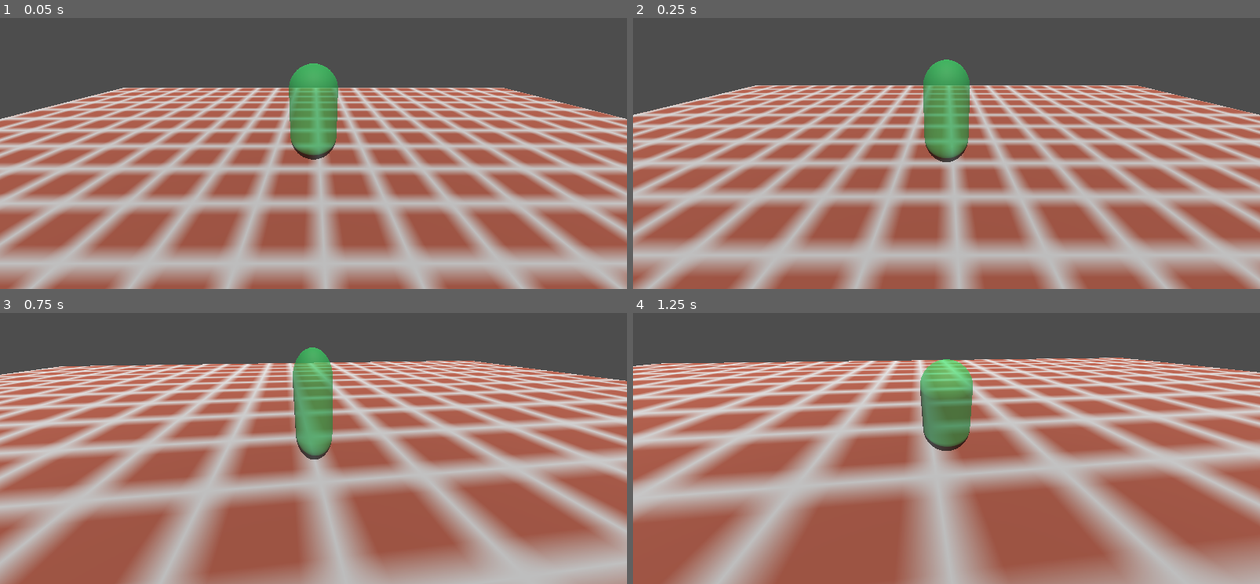
Above: before the commit, frames 1-4 (two rows, left to right).
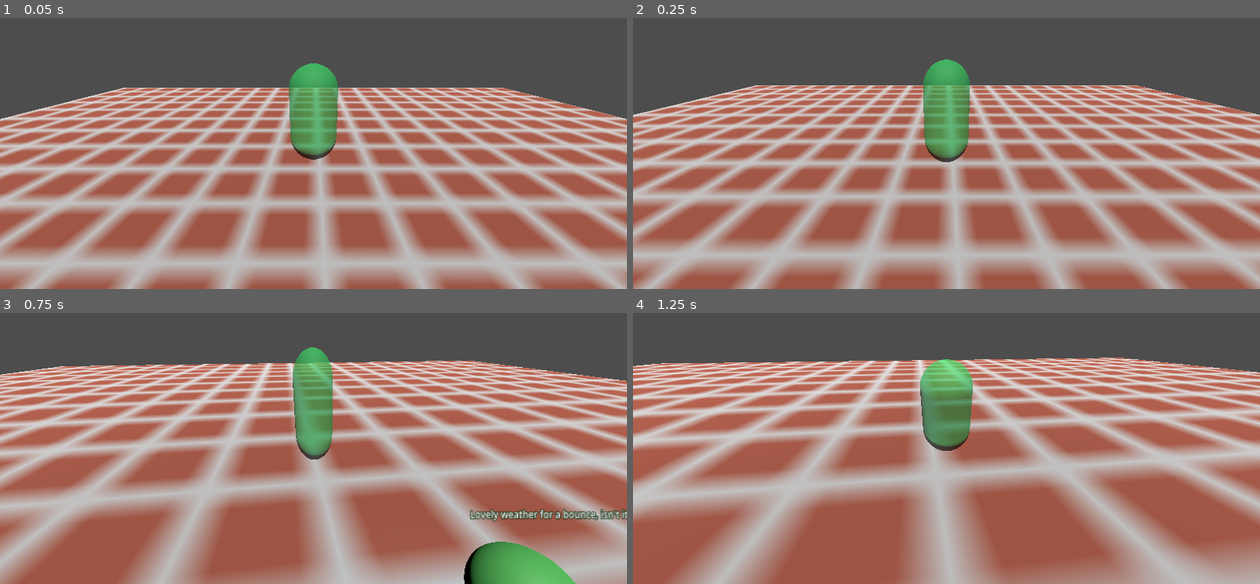
Above: after the commit, the same moments.

Repository: FrankTheSenate/what-are-we-building
Game: Godot game, scene res://Level.tscn
Two runs of this game, one before a commit and one after it. Both use one fixed random seed, a clock stepped at 60 frames per second and the inputs below.
Inputs (mouse positions are in pixels of both pictures, inside the frame that each line leads up to):
- Up to frame 1 (0.05 s): no input
- Up to frame 2 (0.25 s): no input
- Up to frame 3 (0.75 s): move the mouse to (344, 407) at 0.52 s; hold W (Forward) from 0.53 s (still down); tap E (Interact, bound only after the commit) at 0.6 s
- Up to frame 4 (1.25 s): keep holding W (Forward); tap Space (Jump) at 0.77 s

Frame 1 is identical in both runs. In frame 3, 2.8% of the frame differs, in the area x 73-100%, y 72-100%; in frame 4, nothing differs.

Commit message:
feat: chatty, chatty goblin

Diff:
--- a/Goblin.tscn
+++ b/Goblin.tscn
@@ -1,4 +1,6 @@
-[gd_scene load_steps=6 format=3 uid="uid://goblin_placeholder_scene"]
+[gd_scene load_steps=7 format=3 uid="uid://goblin_placeholder_scene"]
+
+[ext_resource type="Script" path="res://goblin_interact.gd" id="1_goblin_script"]
 
 [sub_resource type="CapsuleMesh" id="CapsuleMesh_body"]
 radius = 0.35
@@ -32,13 +34,14 @@
 roughness = 0.1
 
 [node name="Goblin" type="Node3D"]
+script = ExtResource("1_goblin_script")
 
-[node name="Body" type="MeshInstance3D" parent="Goblin"]
+[node name="Body" type="MeshInstance3D" parent="."]
 mesh = SubResource("CapsuleMesh_body")
 material_override = SubResource("Material_skin")
 transform = Transform3D(1, 0, 0, 0, 1, 0, 0, 0, 1, 0, -0.15, 0)
 
-[node name="Head" type="MeshInstance3D" parent="Goblin"]
+[node name="Head" type="MeshInstance3D" parent="."]
 mesh = SubResource("SphereMesh_head")
 material_override = SubResource("Material_skin")
 transform = Transform3D(1, 0, 0, 0, 1, 0, 0, 0, 1, 0, 0.5, 0)
@@ -53,18 +56,40 @@
 material_override = SubResource("Material_eye")
 transform = Transform3D(1, 0, 0, 0, 1, 0, 0, 0, 1, 0.14, 0.08, 0.32)
 
-[node name="PupilL" type="MeshInstance3D" parent="EyeL"]
+[node name="PupilL" type="MeshInstance3D" parent="Head/EyeL"]
 mesh = SubResource("SphereMesh_pupil")
 material_override = SubResource("Material_pupil")
 transform = Transform3D(1, 0, 0, 0, 1, 0, 0, 0, 1, 0, 0, 0.06)
 
-[node name="PupilR" type="MeshInstance3D" parent="EyeR"]
+[node name="PupilR" type="MeshInstance3D" parent="Head/EyeR"]
 mesh = SubResource("SphereMesh_pupil")
 material_override = SubResource("Material_pupil")
 transform = Transform3D(1, 0, 0, 0, 1, 0, 0, 0, 1, 0, 0, 0.06)
 
-[node name="Glow" type="OmniLight3D" parent="Goblin"]
+[node name="Glow" type="OmniLight3D" parent="."]
 omni_range = 3.0
 light_color = Color(0.5, 0.9, 1, 1)
 light_energy = 0.4
 transform = Transform3D(1, 0, 0, 0, 1, 0, 0, 0, 1, 0, 0.8, 0)
+
+[node name="PhraseLabel" type="Label3D" parent="."]
+transform = Transform3D(1, 0, 0, 0, 1, 0, 0, 0, 1, 0, 1.35, 0)
+text = ""
+billboard = 1
+fixed_size = true
+font_size = 8
+outline_size = 3
+modulate = Color(1, 1, 1, 1)
+outline_modulate = Color(0.1, 0.2, 0.1, 1)
+no_depth_test = true
+
+[node name="PromptLabel" type="Label3D" parent="."]
+transform = Transform3D(1, 0, 0, 0, 1, 0, 0, 0, 1, 0, 0.7, 0)
+text = "[E]"
+billboard = 1
+fixed_size = true
+font_size = 8
+outline_size = 3
+modulate = Color(0.9, 1, 0.9, 1)
+outline_modulate = Color(0.05, 0.15, 0.05, 1)
+no_depth_test = true
--- a/Level.tscn
+++ b/Level.tscn
@@ -1,8 +1,9 @@
-[gd_scene load_steps=12 format=3 uid="uid://ehqy0kd4rq3g"]
+[gd_scene load_steps=13 format=3 uid="uid://ehqy0kd4rq3g"]
 
 [ext_resource type="PackedScene" uid="uid://cwbpvk0v82yyi" path="res://PlayerChar.tscn" id="1_bexhn"]
 [ext_resource type="Script" uid="uid://cood70af6j3mo" path="res://level_advance_trigger.gd" id="2_trigger"]
 [ext_resource type="PackedScene" uid="uid://orb_follower_scene" path="res://OrbFollower.tscn" id="3_orb"]
+[ext_resource type="PackedScene" path="res://Goblin.tscn" id="4_goblin"]
 
 [sub_resource type="Image" id="Image_t7iv1"]
 data = {
@@ -57,6 +58,10 @@
 [node name="OrbBuddy" parent="." instance=ExtResource("3_orb")]
 target_path = NodePath("../Node3D")
 
+[node name="GoblinNPC" parent="." instance=ExtResource("4_goblin")]
+transform = Transform3D(1, 0, 0, 0, 1, 0, 0, 0, 1, 1.5, 0.6, 3.0)
+target_path = NodePath("../Node3D/CharacterBody3D")
+
 [node name="AdvanceTrigger" type="Area3D" parent="."]
 transform = Transform3D(1, 0, 0, 0, 1, 0, 0, 0, 1, 0, 0.75, 20)
 script = ExtResource("2_trigger")
--- /dev/null
+++ b/goblin_interact.gd
@@ -0,0 +1,113 @@
+extends Node3D
+
+@export var target_path: NodePath
+@export var phrase_label_path: NodePath = "PhraseLabel"
+@export var prompt_label_path: NodePath = "PromptLabel"
+@export var interact_distance: float = 8.0
+@export var display_time: float = 6.0
+@export_range(0.0, 1.0) var sinister_chance: float = 0.2
+@export var phrases: PackedStringArray = [
+	"Lovely weather for a bounce, isn't it?",
+	"Have you tried licking the walls? They're surprisingly clean.",
+	"I make the best swamp tea. Trust me.",
+	"Did you see the orb? We're besties. Mostly.",
+	"Mind the goo pool. It's great for skincare.",
+	"If you fall, tuck and roll! Works every time.",
+	"Ever raced a slime? They cheat.",
+	"I'm on my lunch break. All day."
+]
+@export var sinister_phrases: PackedStringArray = [
+	"My sinister, sinister, evil, dark and twisted plans proceed apace...",
+	"Soon my sinister, sinister, evil, dark and twisted plans will unfold!",
+	"Hush... the sinister, sinister, evil, dark and twisted plans are blooming."
+]
+
+@onready var target: Node3D = get_node_or_null(target_path)
+@onready var target_body: Node3D = _get_target_body()
+@onready var phrase_label: Label3D = get_node_or_null(phrase_label_path)
+@onready var prompt_label: Label3D = get_node_or_null(prompt_label_path)
+
+var _rng := RandomNumberGenerator.new()
+
+
+func _ready() -> void:
+	_rng.randomize()
+	if phrase_label:
+		phrase_label.visible = false
+	if prompt_label:
+		prompt_label.visible = false
+
+
+func _process(_delta: float) -> void:
+	_refresh_target_refs()
+	_update_prompt()
+	if Input.is_action_just_pressed("Interact"):
+		_try_interact()
+
+
+func _try_interact() -> void:
+	if target_body == null and target == null:
+		return
+	var origin_node := target_body if target_body else target
+	var from_target := origin_node.global_transform.origin - global_transform.origin
+	from_target.y = 0.0
+	if from_target.length() > interact_distance:
+		return
+	_say_phrase()
+
+
+func _say_phrase() -> void:
+	if phrase_label == null:
+		return
+	var phrase := _pick_phrase()
+	phrase_label.text = phrase
+	phrase_label.visible = true
+	_start_hide_timer()
+
+
+func _pick_phrase() -> String:
+	if _rng.randf() < sinister_chance and sinister_phrases.size() > 0:
+		return sinister_phrases[_rng.randi_range(0, sinister_phrases.size() - 1)]
+	if phrases.size() > 0:
+		return phrases[_rng.randi_range(0, phrases.size() - 1)]
+	return "..."
+
+
+func _start_hide_timer() -> void:
+	var timer := get_tree().create_timer(display_time)
+	timer.timeout.connect(_on_phrase_timeout, Object.CONNECT_ONE_SHOT)
+
+
+func _on_phrase_timeout() -> void:
+	if phrase_label:
+		phrase_label.visible = false
+
+
+func _update_prompt() -> void:
+	if prompt_label == null:
+		return
+	var origin_node := target_body if target_body else target
+	if origin_node == null:
+		prompt_label.visible = false
+		return
+	var planar := origin_node.global_transform.origin - global_transform.origin
+	planar.y = 0.0
+	var in_range := planar.length() <= interact_distance
+	prompt_label.visible = in_range and (phrase_label == null or not phrase_label.visible)
+
+
+func _refresh_target_refs() -> void:
+	if target == null and target_path != NodePath(""):
+		target = get_node_or_null(target_path)
+	if target_body == null:
+		target_body = _get_target_body()
+
+
+func _get_target_body() -> Node3D:
+	if target == null:
+		return null
+	if target is CharacterBody3D:
+		return target
+	if target.has_node("CharacterBody3D"):
+		return target.get_node("CharacterBody3D") as Node3D
+	return null
--- a/project.godot
+++ b/project.godot
@@ -42,3 +42,8 @@
 "events": [Object(InputEventKey,"resource_local_to_scene":false,"resource_name":"","device":0,"window_id":0,"alt_presse …(189 unchanged characters)…
 ]
 }
+Interact={
+"deadzone": 0.2,
+"events": [Object(InputEventKey,"resource_local_to_scene":false,"resource_name":"","device":0,"window_id":0,"alt_pressed":false,"shift_pressed":false,"ctrl_pressed":false,"meta_pressed":false,"pressed":false,"keycode":0,"physical_keycode":69,"key_label":0,"unicode":0,"location":0,"echo":false,"script":null)
+]
+}
Not shown, added: goblin_interact.gd.uid
